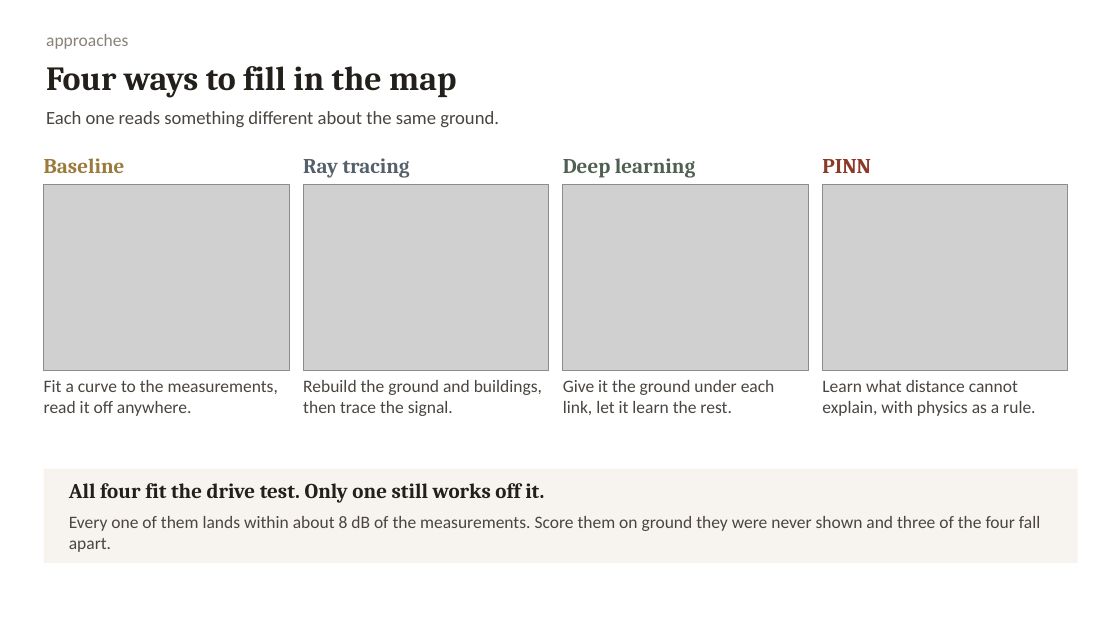
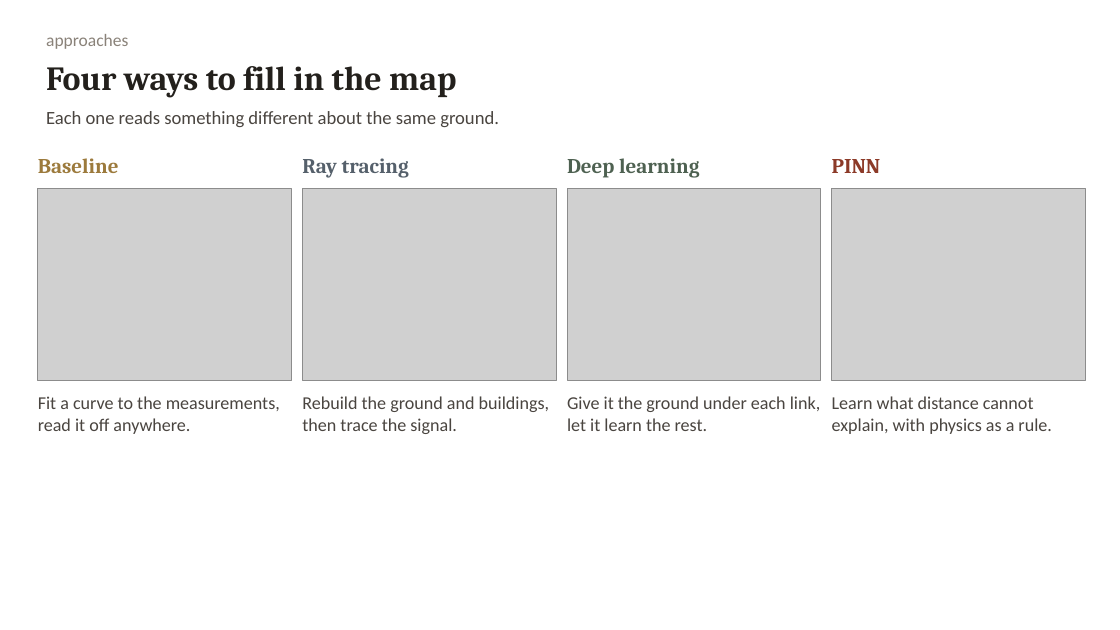
Before and after one commit to mtang724/arathon-c03-rural-infrastructure-placement, a slide deck: slide 3 of ARA_Challenge3.pptx. Drawn at 1120x630 pixels with LibreOffice and Linux fonts; fonts in the diff are those of the drawing; grey boxes stand for pictures. Boxes give left, top, right and bottom in pixels: in the first picture for what was removed or moved away, otherwise in the second. Text is boxed around its words. In the diff, an @@ line names an element or a change of style, - is before the commit and + after.

```diff
--- a/ARA_Challenge3.pptx
+++ b/ARA_Challenge3.pptx
@@ text "Baseline": place and size @@
-text "Baseline" at bbox=[44, 158, 125, 173]
+text "Baseline" at bbox=[38, 158, 119, 173]
@@ text "Deep learning": place and size @@
-text "Deep learning" at bbox=[563, 158, 695, 178]
+text "Deep learning" at bbox=[567, 158, 699, 178]
@@ text "PINN": place and size @@
-text "PINN" at bbox=[822, 159, 871, 173]
+text "PINN" at bbox=[832, 159, 881, 173]
@@ picture: place and size @@
-picture at bbox=[44, 185, 289, 371]
+picture at bbox=[38, 188, 292, 381]
@@ picture: place and size @@
-picture at bbox=[303, 185, 549, 371]
+picture at bbox=[302, 188, 556, 381]
@@ picture: place and size @@
-picture at bbox=[563, 185, 808, 371]
+picture at bbox=[567, 188, 821, 381]
@@ picture: place and size @@
-picture at bbox=[823, 185, 1068, 371]
+picture at bbox=[832, 188, 1086, 381]
@@ text "Fit a curve to the ...": place and size @@
-text "Fit a curve to the ..." at bbox=[44, 380, 278, 416]
+text "Fit a curve to the ..." at bbox=[38, 396, 280, 434]
@@ text "Rebuild the ground and buildings, ...": place and size @@
-text "Rebuild the ground and buildings, ..." at bbox=[303, 380, 542, 416]
+text "Rebuild the ground and buildings, ..." at bbox=[302, 396, 549, 434]
@@ text "Give it the ground under ...": place and size @@
-text "Give it the ground under ..." at bbox=[563, 380, 775, 415]
+text "Give it the ground under ..." at bbox=[567, 396, 821, 431]
@@ size 15 to 15.5 pt in 4 elements at bbox=[38, 396, 280, 434], bbox=[302, 396, 549, 434], bbox=[567, 396, 821, 431], bbox=[832, 396, 1051, 434] @@
@@ text "Learn what distance cannot explain, ...": place and size @@
-text "Learn what distance cannot explain, ..." at bbox=[822, 380, 1035, 416]
+text "Learn what distance cannot explain, ..." at bbox=[832, 396, 1051, 434]
@@ rectangle removed at bbox=[44, 469, 1078, 563] @@
@@ text removed at bbox=[69, 483, 544, 503] @@
-All four fit the drive test. Only one still works off it.
@@ text removed at bbox=[69, 516, 1040, 552] @@
-Every one of them lands within about 8 dB of the measurements. Score them on ground they were never shown and three of the four fall apart.
```
Also in this commit, not shown: 1 other file.
